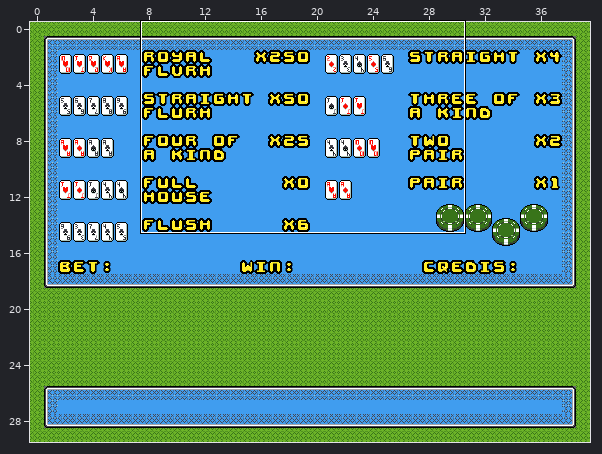
An edit to a level. Tiled map, assets/cards.tmx. Above: a wide view before the commit, with the close-up outlined.
Close-up. Before:
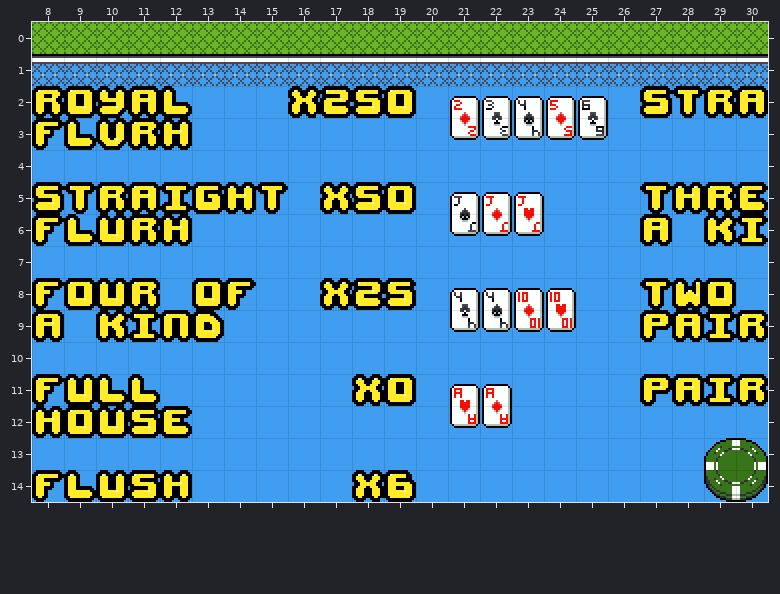
Cells are 16x16 px. Shown: x 8..30, y 0..14.
After the commit:
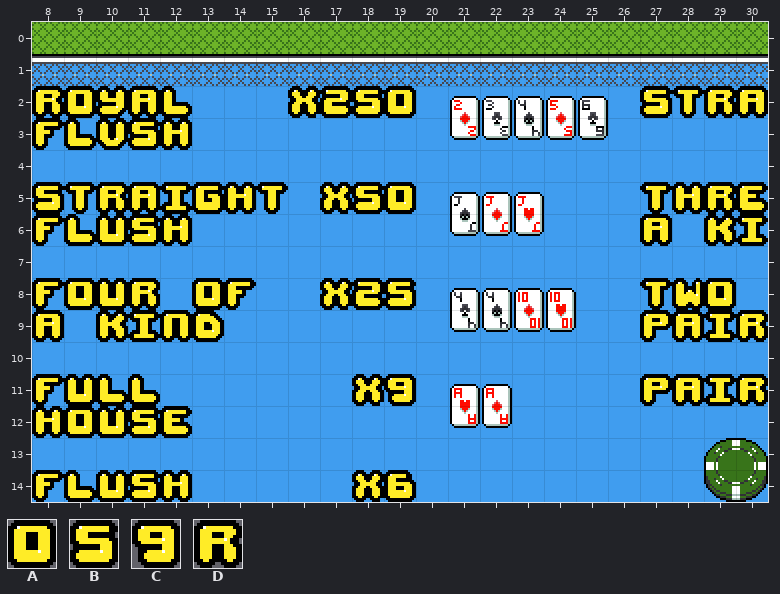
Key: from "cards": A 134, B 139, C 143, D 167.
_ is an empty cell.
Tiles replaced or removed in this view: A, D.
What changed:
Changed rows in their new state; . is an unchanged cell.
Layer "layer1":
first column x 11:
 3 B
 6 B
first column x 19:
11 C
Pixel boxes of the changes (left, top, right, bottom) in both close-ups:
changed: (128, 124, 160, 150)
changed: (128, 220, 160, 246)
changed: (384, 386, 406, 406)
